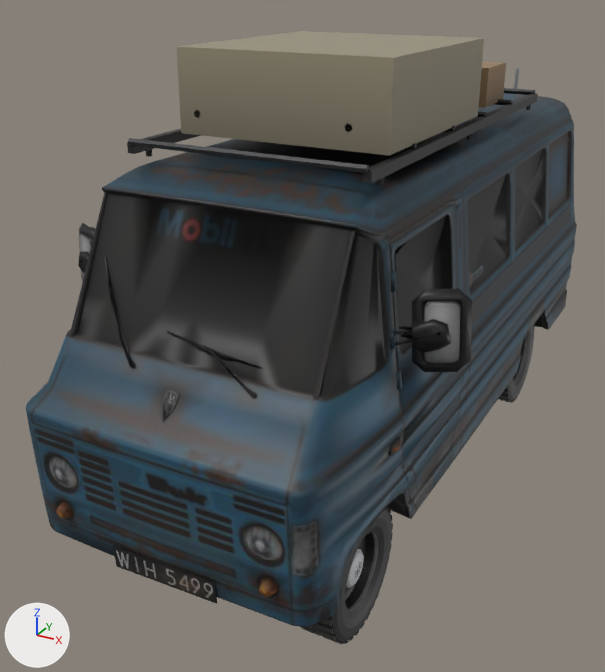
The glTF model src/assets/models/vehicles/zuk_a06.lod0.glb: old version first, new version second.
One viewpoint serves both versions: a 50 mm lens placed at (0.619, -1.432, 0.743), pointed at (-0.088, -0.146, 0.1). Arrows for +X, +Y and +Z are at lower left; the lights stay in place. The picture after the commit comes second. Vertices at exactly the same position are counted once.

Objects in the first picture: 'Plane.018_0.001', 'acc_zuk', 'door_FL_zuk.001', 'wheel_FL.001', 'wheel_RL.001' and 2 more.
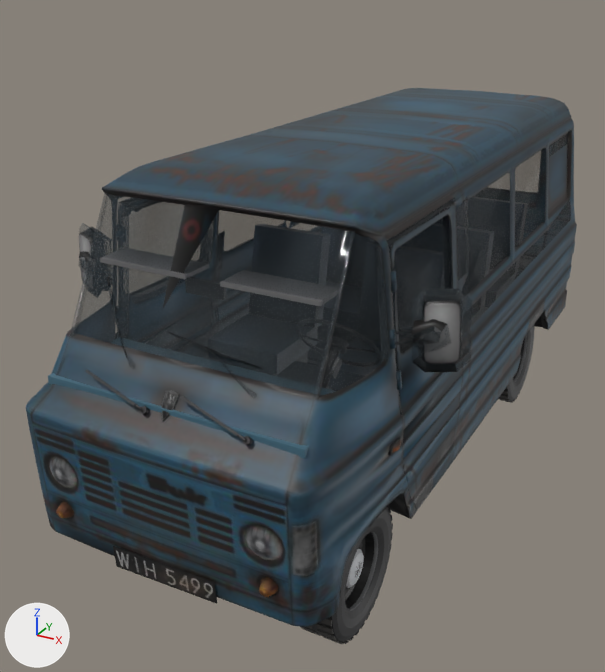
Changed parts and their boxes [x1, y1, x2, y2] in the pictures (605 x 672 px; the box of a moved part takes in the faces that stretch with it):
'acc_zuk', deleted
    before: [127, 31, 538, 185]
'wiper_L', added
    after: [180, 395, 252, 445]
'wiper_R', added
    after: [85, 369, 149, 415]
part 1 of me_interior_002, added
    after: [275, 361, 332, 390]
part 2 of me_interior_002, added
    after: [48, 337, 336, 459]
part 3 of me_interior_002, added
    after: [328, 337, 396, 390]
part 4 of me_interior_002, added
    after: [208, 314, 317, 374]
part 5 of me_interior_002, added (mostly hidden)
    after: [221, 352, 307, 376]
part 6 of me_interior_002, added
    after: [323, 281, 482, 335]
part 7 of me_interior_002, added
    after: [315, 324, 358, 350]
part 8 of me_interior_002, added
    after: [485, 269, 516, 308]
part 9 of me_interior_002, added
    after: [220, 270, 340, 306]
part 10 of me_interior_002, added
    after: [100, 248, 209, 279]
part 11 of me_interior_002, moved or reshaped (not visible before)
    after: [249, 197, 528, 379]
part 12 of me_door_fl_zuk_002, recoloured
    before: [389, 202, 455, 352]
part 13 of me_door_fl_zuk_002, recoloured
    before: [412, 289, 472, 372]
part 14 of me_plane_018_0_002, recoloured
    both: [47, 94, 573, 461]
part 15 of me_plane_018_0_002, recoloured
    before: [69, 133, 571, 409]
part 16 of me_plane_018_0_002, recoloured
    before: [399, 326, 412, 339]

The change, as a diff of the scene's bpy script:
```diff
--- a/src/assets/models/vehicles/zuk_a06.lod0.glb.py
+++ b/src/assets/models/vehicles/zuk_a06.lod0.glb.py
@@ mat_glass @@
+mat_glass = bpy.data.materials.new('glass')
+# nodes: BsdfPrincipled, Math, Mix, OutputMaterial, VertexColor
+# colours: dark grey #454d52, mixed with the vertex colours
@@ me_door_fl_zuk_002 @@
 me_door_fl_zuk_002.from_pydata(...)  # 816 vertices, 1696 faces; spans x 0.198..0.335, y -0.505..-0.238, z -0.021..0.429
+# me_door_fl_zuk_002 part 12: 163 faces spanning x 0.223..0.32, y -0.485..-0.238, z 0.202..0.421 switch from mat_material_004 to mat_glass
+# me_door_fl_zuk_002 part 13: 455 faces spanning x 0.202..0.335, y -0.505..-0.238, z 0.167..0.429 switch from mat_door_inner_zuk_002 to mat_glass
@@ me_interior_002 @@
-me_interior_002.from_pydata(...)  # 48 vertices, 72 faces; spans x -0.2..0.2, y -0.5..0.57, z -0.015..0.4
-me_interior_002.materials.append(mat_interior_dark_002)
-me_interior_002.materials.append(mat_interior_seat_002)
+me_interior_002.from_pydata(...)  # 236 vertices, 360 faces; spans x -0.202..0.208, y -0.679..0.561, z -0.029..0.37
+# me_interior_002 part 1: a new loose piece, a box spanning x -0.055..0.061, y -0.467..-0.237, z -0.029..0.094, in mat_wheel_hw_002
+# me_interior_002 part 2: a new loose piece, a box spanning x -0.202..0.208, y -0.679..-0.526, z 0.208..0.22, in mat_wheel_hw_002
+# me_interior_002 part 3: a new loose piece, a box spanning x 0.046..0.187, y -0.324..-0.177, z 0.107..0.143, in mat_wheel_hw_002
+# me_interior_002 part 4: a new loose piece, a box spanning x -0.181..-0.04, y -0.324..-0.177, z 0.107..0.143, in mat_wheel_hw_002
+# me_interior_002 part 5: a new loose piece, a box spanning x -0.167..-0.054, y -0.312..-0.189, z 0.045..0.107, in mat_wheel_hw_002
+# me_interior_002 part 6: a new loose piece, a box spanning x -0.178..0.184, y -0.049..0.098, z 0.088..0.125, in mat_wheel_hw_002
+# me_interior_002 part 7: a new loose piece, a box spanning x -0.142..0.147, y -0.036..0.086, z 0.027..0.088, in mat_wheel_hw_002
+# me_interior_002 part 8: a new loose piece, a box spanning x -0.178..0.184, y 0.196..0.343, z 0.088..0.125, in mat_wheel_hw_002
+# me_interior_002 part 9: a new loose piece, a box spanning x 0.0305..0.1775, y -0.5845..-0.5293, z 0.3637..0.3699, in mat_wheel_hw_002
+# me_interior_002 part 10: a new loose piece, a box spanning x -0.1716..-0.0246, y -0.5845..-0.5293, z 0.3637..0.3699, in mat_wheel_hw_002
+# me_interior_002 part 11: 32 vertices removed from x -0.2..0.2, y -0.5..0.57, z -0.015..0.4; 40 vertices added at x -0.181..0.187, y -0.454..0.383, z 0.12..0.309
+# other edits to the shape of me_interior_002 do not show in these pictures
+me_interior_002.materials.append(mat_wheel_hw_002)
@@ me_plane_018_0_002 @@
 me_plane_018_0_002.from_pydata(...)  # 4131 vertices, 7445 faces; spans x -0.275..0.281, y -0.723..0.625, z -0.087..0.487
+# me_plane_018_0_002 part 14: 3253 kept faces spanning x -0.275..0.281, y -0.716..0.625, z -0.087..0.487 get new vertex colours
+# me_plane_018_0_002 part 15: 679 faces spanning x -0.275..0.281, y -0.675..0.594, z 0.164..0.452 switch from mat_material_004 to mat_glass
+# me_plane_018_0_002 part 16: 204 faces spanning x -0.275..0.281, y -0.485..-0.238, z 0.184..0.421 switch from mat_door_inner_zuk_002 to mat_glass
@@ ob_acc_zuk @@
-ob_acc_zuk = bpy.data.objects.new('acc_zuk', me_acc_zuk)
@@ ob_wiper_r @@
+ob_wiper_r = bpy.data.objects.new('wiper_R', me_wiper_r)  # 40 vertices, 60 faces; spans x -0.1344..-0.0224, y -0.6921..-0.6706, z 0.2075..0.244
+ob_wiper_r.location = (0.0, 0.0, 0.0)
@@ ob_wiper_l @@
+ob_wiper_l = bpy.data.objects.new('wiper_L', me_wiper_l)  # 40 vertices, 60 faces; spans x 0.0249..0.1369, y -0.6922..-0.6713, z 0.2075..0.2446
+ob_wiper_l.location = (0.0, 0.0, 0.0)
```
